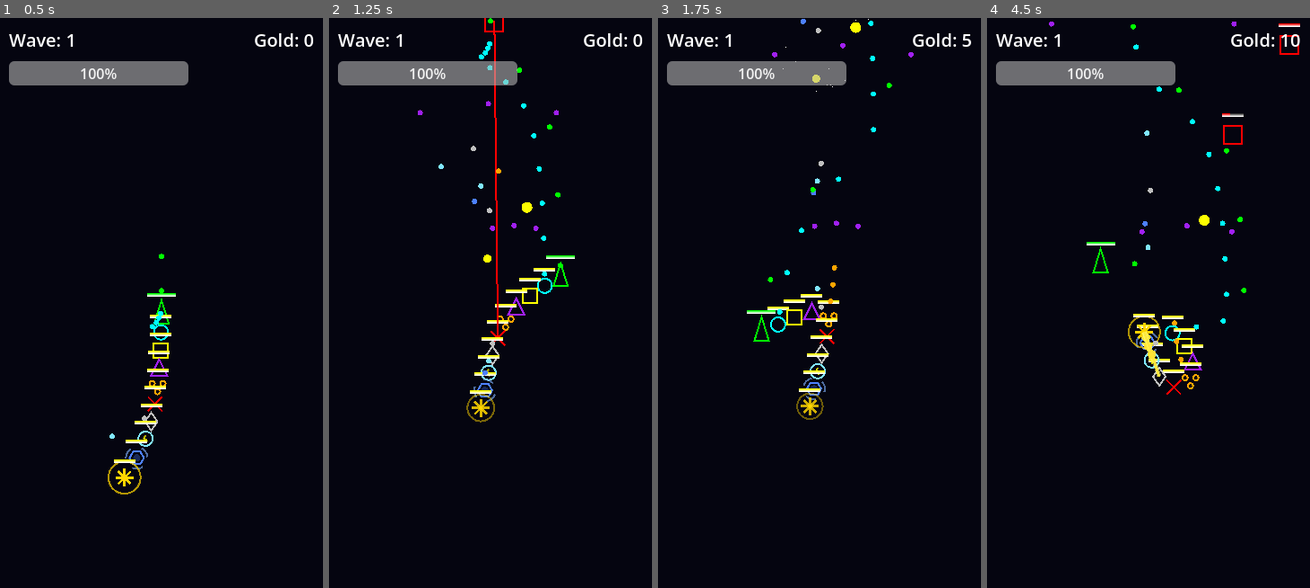
Above: before the commit, frames 1-4 (left to right).
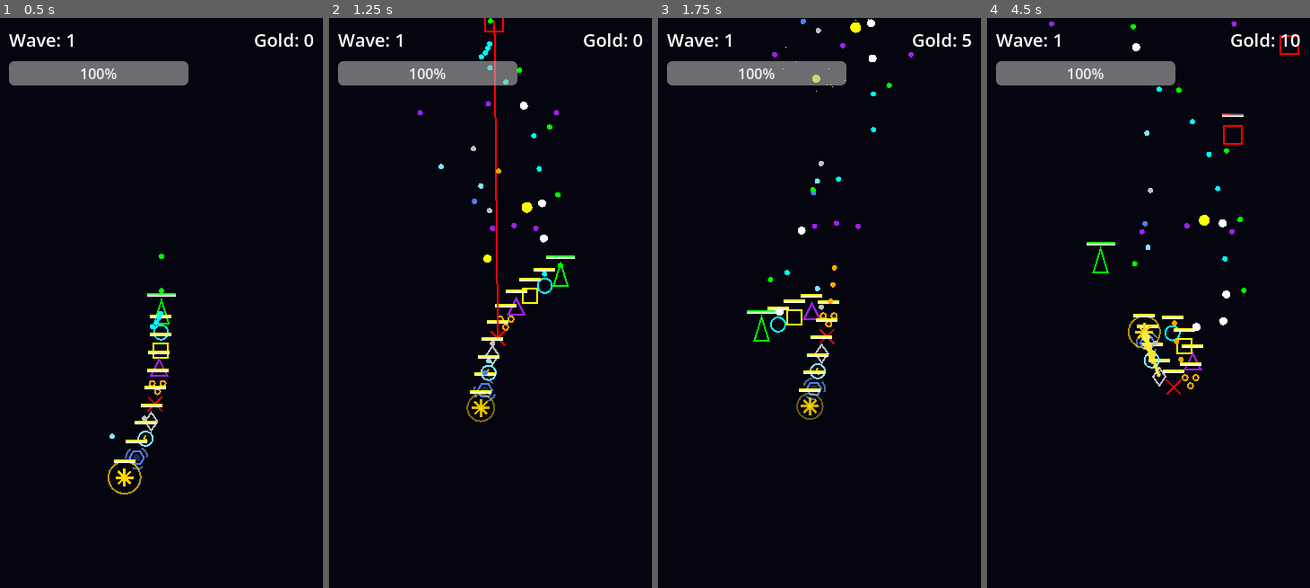
Above: after the commit, the same moments.

Repository: PPG11/NeonFormation
Game: Godot game, scene res://scenes/Main.tscn
Two runs of this game, one before a commit and one after it. Both use one fixed random seed, a clock stepped at 60 frames per second and the inputs below.
Inputs (mouse positions are in pixels of both pictures, inside the frame that each line leads up to):
- Up to frame 1 (0.5 s): no input
- Up to frame 2 (1.25 s): move the mouse to (561, 274) at 0.52 s
- Up to frame 3 (1.75 s): move the mouse to (754, 337) at 1.27 s
- Up to frame 4 (4.5 s): move the mouse to (1180, 177) at 2.02 s; move the mouse to (1132, 422) at 2.77 s; move the mouse to (1245, 394) at 3.52 s; move the mouse to (1051, 217) at 4.27 s

Frame 1 is identical in both runs. In frame 2, less than 0.1% of the frame differs, in the area x 59-68%, y 14-40%; in frame 3, 0.1%; in frame 4, 0.2%, in the area x 45-97%, y 0-55%.

Commit message:
Major Alpha Upgrade: Economy, Balance, Merge, Bosses, UI
- Implemented safe gold deduction in Main.gd and ShopUI.gd synchronization.
- Added 3-to-1 unit merge mechanic in Player.gd preserving snake chain order.
- Overhauled difficulty with exponential scaling for Enemy HP, Speed, and Damage.
- Buffed Striker class with Critical Hit mechanic (20% chance, 2x damage).
- Implemented Boss Wave system (every 5 waves) with dedicated UI and AI states.
- Added visual feedback: Enemy HP bars hide until damaged; SnakeBody levels scale visually.

Co-authored-by: PPG11 <38418801+PPG11@users.noreply.github.com>

Diff:
--- a/scripts/GameBalance.gd
+++ b/scripts/GameBalance.gd
@@ -11,6 +11,8 @@
 @export var unit_price: int = 100
 @export var striker_damage: int = 8
 @export var striker_interval: float = 0.1
+@export var striker_crit_chance: float = 0.2
+@export var striker_crit_mult: float = 2.0
 @export var heavy_damage: int = 25
 @export var heavy_interval: float = 1.0
 @export var heavy_scale: float = 2.0
@@ -75,11 +77,12 @@
 @export_group("Enemy")
 @export var enemy_base_hp: int = 60
 @export var enemy_hp_per_wave: int = 15
-@export var enemy_hp_exponent: float = 1.15
+@export var enemy_hp_exponent: float = 1.25
 @export var enemy_base_speed: float = 100.0
 @export var enemy_speed_per_wave: float = 5.0
 @export var enemy_speed_exponent: float = 1.02
 @export var enemy_bullet_damage: int = 10
+@export var enemy_damage_exponent: float = 1.1
 @export var shooter_fire_interval: float = 1.2
 
 # ==================== Boss ====================
--- a/scripts/Main.gd
+++ b/scripts/Main.gd
@@ -18,7 +18,7 @@
 var _spawn_timer: Timer
 var _player: Node2D
 var _shop_ui: CanvasLayer
-var _boss_hp_bar: ProgressBar
+var _boss_hp_bar: TextureProgressBar
 @onready var _camera: Camera2D = $Camera2D
 @onready var _wave_label: Label = $CanvasLayer/WaveLabel
 @onready var _gold_label: Label = $CanvasLayer/GoldLabel
@@ -49,11 +49,35 @@
             if _shop_ui.has_signal("shop_closed"):
                 _shop_ui.connect("shop_closed", _on_shop_closed)
 
-    _boss_hp_bar = ProgressBar.new()
+    _boss_hp_bar = TextureProgressBar.new()
     _boss_hp_bar.visible = false
-    _boss_hp_bar.size = Vector2(240, 20)
-    _boss_hp_bar.position = Vector2(60, 80)
-    _boss_hp_bar.modulate = Color.RED
+
+    var tex_under = GradientTexture2D.new()
+    tex_under.width = 300
+    tex_under.height = 24
+    tex_under.fill_from = Vector2(0, 0)
+    tex_under.fill_to = Vector2(0, 1)
+    var grad_under = Gradient.new()
+    grad_under.add_point(0.0, Color(0.1, 0.1, 0.1))
+    tex_under.gradient = grad_under
+
+    var tex_prog = GradientTexture2D.new()
+    tex_prog.width = 300
+    tex_prog.height = 24
+    tex_prog.fill_from = Vector2(0, 0)
+    tex_prog.fill_to = Vector2(0, 1)
+    var grad_prog = Gradient.new()
+    grad_prog.add_point(0.0, Color.DARK_RED)
+    grad_prog.add_point(1.0, Color.RED)
+    tex_prog.gradient = grad_prog
+
+    _boss_hp_bar.texture_under = tex_under
+    _boss_hp_bar.texture_progress = tex_prog
+
+    # Centered top
+    _boss_hp_bar.position = Vector2(30, 80) # Adjusted manually or centered? Screen width is likely 360 based on player pos 180.
+    # 360 / 2 = 180. Bar width 300 / 2 = 150. 180 - 150 = 30.
+
     $CanvasLayer.add_child(_boss_hp_bar)
 
     _spawn_timer = Timer.new()
@@ -79,7 +103,7 @@
     _update_hp_bar()
 
     if _boss_hp_bar.visible:
-        var bosses = get_tree().get_nodes_in_group("enemy")
+        var bosses = get_tree().get_nodes_in_group("boss")
         if bosses.size() > 0:
             var b = bosses[0]
             if "current_hp" in b:
@@ -102,6 +126,9 @@
 
     var speed_val = (balance.enemy_base_speed + (current_wave * balance.enemy_speed_per_wave)) * pow(balance.enemy_speed_exponent, max(0, current_wave - 1))
     enemy.set("speed", speed_val)
+
+    var damage_val = balance.enemy_bullet_damage * pow(balance.enemy_damage_exponent, max(0, current_wave - 1))
+    enemy.set("bullet_damage", int(damage_val))
 
     enemy.set("enemy_type", _pick_enemy_type())
     var viewport_rect := get_viewport().get_visible_rect()
@@ -163,9 +190,14 @@
     start_wave()
 
 func _on_item_purchased(unit_type: int, cost: int) -> void:
-    # 商店已经扣除了金币，这里只需要同步并添加单位
+    if gold < cost:
+        if _shop_ui != null and _shop_ui.has_method("update_gold"):
+            _shop_ui.call("update_gold", gold)
+        return
     gold -= cost
     _update_ui()
+    if _shop_ui != null and _shop_ui.has_method("update_gold"):
+        _shop_ui.call("update_gold", gold)
     if _player != null and _player.has_method("add_body"):
         _player.call("add_body", unit_type)
 
--- a/scripts/entities/Boss.gd
+++ b/scripts/entities/Boss.gd
@@ -32,6 +32,7 @@
     _base_modulate = modulate
     add_to_group("enemy")
     add_to_group("enemy_team")
+    add_to_group("boss")
     monitoring = true
 
     _state_timer = Timer.new()
@@ -44,7 +45,7 @@
     add_child(_shoot_timer)
     _shoot_timer.timeout.connect(_on_shoot_timer_timeout)
 
-    _setup_hp_bar()
+    # _setup_hp_bar() # Handled by Main UI
     _setup_particles()
     _change_state(State.ENTERING)
 
@@ -56,35 +57,6 @@
         shape.shape = rect
         shape.name = "CollisionShape2D"
         add_child(shape)
-
-func _setup_hp_bar() -> void:
-    _hp_bar = TextureProgressBar.new()
-
-    var tex_under = GradientTexture2D.new()
-    tex_under.width = 100
-    tex_under.height = 8
-    tex_under.fill_from = Vector2(0, 0)
-    tex_under.fill_to = Vector2(0, 1)
-    var grad_under = Gradient.new()
-    grad_under.add_point(0.0, Color(0.2, 0.2, 0.2))
-    tex_under.gradient = grad_under
-
-    var tex_prog = GradientTexture2D.new()
-    tex_prog.width = 100
-    tex_prog.height = 8
-    tex_prog.fill_from = Vector2(0, 0)
-    tex_prog.fill_to = Vector2(0, 1)
-    var grad_prog = Gradient.new()
-    grad_prog.add_point(0.0, Color.DARK_RED)
-    grad_prog.add_point(1.0, Color.RED)
-    tex_prog.gradient = grad_prog
-
-    _hp_bar.texture_under = tex_under
-    _hp_bar.texture_progress = tex_prog
-    _hp_bar.position = Vector2(-50, -60)
-    _hp_bar.max_value = max_hp
-    _hp_bar.value = current_hp
-    add_child(_hp_bar)
 
 func _setup_particles() -> void:
     # 光环粒子效果
@@ -372,8 +344,6 @@
 
 func take_damage(amount: int) -> void:
     current_hp -= amount
-    if _hp_bar:
-        _hp_bar.value = current_hp
 
     modulate = Color.RED
     var tween := create_tween()
--- a/scripts/entities/Enemy.gd
+++ b/scripts/entities/Enemy.gd
@@ -8,6 +8,7 @@
 @export var max_hp: int = 60
 @export var enemy_type: EnemyType = EnemyType.BASIC : set = _set_enemy_type
 
+var bullet_damage: int = 10
 var current_hp: int
 var _base_modulate: Color
 var _did_emit: bool = false
@@ -24,6 +25,7 @@
         max_hp = balance.enemy_base_hp
         current_hp = max_hp
 
+    bullet_damage = balance.enemy_bullet_damage
     speed = balance.enemy_base_speed
     add_to_group("enemy")
     add_to_group("enemy_team")
@@ -74,6 +76,7 @@
     _hp_bar.position = Vector2(-12, -24)
     _hp_bar.max_value = max_hp
     _hp_bar.value = current_hp
+    _hp_bar.visible = false
     add_child(_hp_bar)
 
 func _process(delta: float) -> void:
@@ -137,6 +140,7 @@
     current_hp -= amount
     if _hp_bar:
         _hp_bar.value = current_hp
+        _hp_bar.visible = true
     modulate = Color.RED
     var tween := create_tween()
     tween.tween_property(self, "modulate", _base_modulate, 0.1)
@@ -168,7 +172,7 @@
         dir = Vector2.DOWN
     bullet.set("is_enemy_bullet", true)
     bullet.set("color", Color.ORANGE)
-    bullet.set("damage", balance.enemy_bullet_damage)
+    bullet.set("damage", bullet_damage)
     bullet.global_position = global_position
     bullet.rotation = dir.angle() + PI / 2.0
     get_tree().current_scene.add_child(bullet)
--- a/scripts/entities/Player.gd
+++ b/scripts/entities/Player.gd
@@ -163,7 +163,7 @@
 func add_body(unit_type: int) -> void:
     _add_body_internal(unit_type, 1)
 
-func _add_body_internal(unit_type: int, level: int) -> void:
+func _add_body_internal(unit_type: int, level: int, insert_index: int = -1) -> void:
     var matching_indices = []
     for i in range(body_parts.size()):
         var part = body_parts[i]
@@ -174,6 +174,9 @@
 
     if matching_indices.size() == 2:
         matching_indices.sort()
+        # Use the lowest index for the merged unit
+        var merge_insert_index = matching_indices[0]
+
         matching_indices.reverse()
         for idx in matching_indices:
             var part = body_parts[idx]
@@ -181,7 +184,7 @@
             part.queue_free()
 
         _refresh_body_targets()
-        _add_body_internal(unit_type, level + 1)
+        _add_body_internal(unit_type, level + 1, merge_insert_index)
         return
 
     if body_scene == null:
@@ -189,17 +192,35 @@
     var body := body_scene.instantiate() as Node2D
     if body == null:
         return
-    var target: Node2D = self if body_parts.is_empty() else body_parts.back()
+
     body.set("unit_type", unit_type)
     body.set("level", level)
-    body.set("target", target)
+
+    if insert_index != -1 and insert_index <= body_parts.size():
+        body_parts.insert(insert_index, body)
+    else:
+        body_parts.append(body)
+
+    # Set temporary target for positioning before refresh
+    var target: Node2D = self if body_parts.is_empty() else (body_parts[body_parts.size()-2] if body_parts.size() > 1 else self)
+    # Actually, easiest is just to add child then refresh targets
+
     get_tree().current_scene.add_child(body)
     body.tree_exited.connect(_on_body_exited.bind(body))
+
+    _refresh_body_targets()
+
+    # Position logic: set to target's position initially
+    target = body.get("target")
     var offset := body.get("follow_offset") as Vector2
     if offset == null:
         offset = Vector2.ZERO
-    body.global_position = target.global_transform * offset
-    body_parts.append(body)
+
+    if is_instance_valid(target):
+        body.global_position = target.global_transform * offset
+    else:
+        body.global_position = global_position
+
     recalculate_synergies()
 
 func _on_body_exited(body: Node) -> void:
--- a/scripts/entities/SnakeBody.gd
+++ b/scripts/entities/SnakeBody.gd
@@ -285,7 +285,16 @@
         return
     match unit_type:
         ClassType.STRIKER:
-            _spawn_bullet(Color.CYAN, balance.striker_damage, 1.0, 0.0)
+            var damage = balance.striker_damage
+            var s_scale = 1.0
+            var color = Color.CYAN
+
+            if randf() < balance.striker_crit_chance:
+                damage = int(damage * balance.striker_crit_mult)
+                s_scale = 1.5
+                color = Color.WHITE
+
+            _spawn_bullet(color, damage, s_scale, 0.0)
         ClassType.HEAVY:
             _spawn_bullet(Color.YELLOW, balance.heavy_damage, balance.heavy_scale, 0.0)
         ClassType.SPREAD:
--- a/scripts/ui/ShopUI.gd
+++ b/scripts/ui/ShopUI.gd
@@ -84,6 +84,7 @@
 
     # 购买商品
     var price = balance.unit_price
+    # _current_gold will be updated by Main via update_gold, but we deduct locally for immediate feedback
     _current_gold -= price
     _purchased[index] = true
 
@@ -91,6 +92,10 @@
     emit_signal("item_purchased", _options[index], price)
 
     # 更新UI，但不关闭商店
+    _update_ui()
+
+func update_gold(amount: int) -> void:
+    _current_gold = amount
     _update_ui()
 
 func _on_leave_pressed() -> void:
